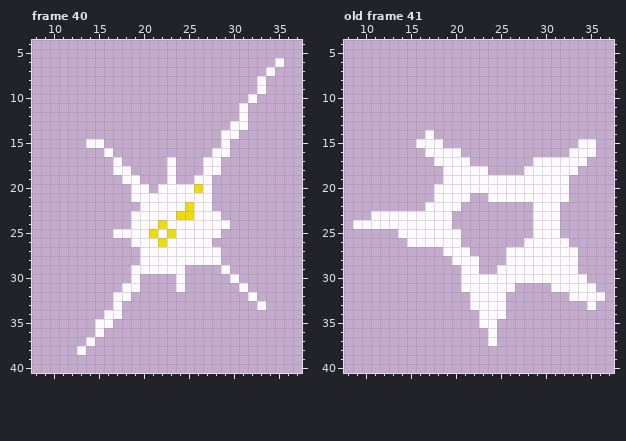
Pixel-art file, stored at bin/data/bitmaps/sprites_grid-x.ase. Above: the version before the commit.
48x48 pixels, 46 frames. Colours within 5 levels of each other are drawn and written as one. Shown: frame 40: x 8..37, y 4..40; old frame 41: x 8..37, y 4..40. The commit also changed other frames, which this record leaves out.
New version:
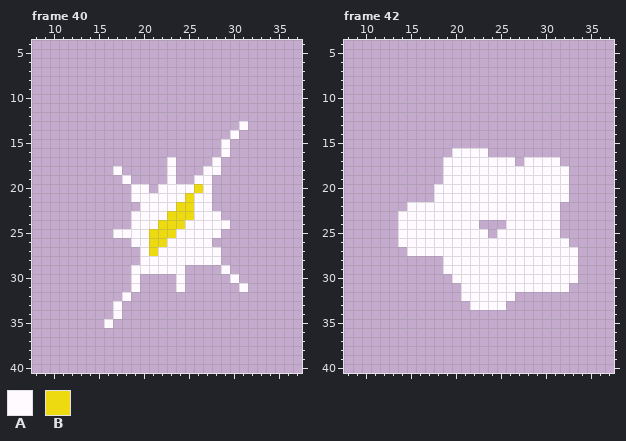
Palette (. is transparent): A #fffaff  B #eeda10
A new or re-ordered frame is compared with the old frame closest to it.
Difference:
frames re-ordered
Frame 40, layer "Flattened":
y 6: x 35 A -> .
y 7: x 34 A -> .
y 8..9: x 33 A -> .
y 10: x 32 A -> .
y 11..12: x 31 A -> .
y 13: x 30 A -> .
y 14: x 29 A -> .
y 15: x 14..15 AA -> ..
y 16: x 16 A -> .; x 28 A -> .
y 17: x 17 A -> .; x 27 A -> .
y 18: x 18 A -> .
y 19: x 19 A -> .
y 21: x 25 A -> B
y 22: x 24 A -> B
y 23: x 23 A -> B
y 24: x 23..24 AA -> BB
y 25: x 22 A -> B
y 26..27: x 21 A -> B
y 31: x 18 A -> .
y 32: x 17 A -> .; x 32 A -> .
y 33: x 33 A -> .
y 34: x 16 A -> .
y 35..36: x 15 A -> .
y 37: x 14 A -> .
y 38: x 13 A -> .
Frame 42 against old frame 41, layer "Flattened":
y 14: x 17 A -> .
y 15: x 16..18 AAA -> ...; x 34..35 AA -> ..
y 16: x 17..19 AAA -> ...; x 21..23 ... -> AAA; x 33..35 AAA -> ...
y 17: x 18 A -> .; x 22..26 ..... -> AAAAA; x 28 . -> A; x 32..34 AAA -> ...
y 18: x 24..27 .... -> AAAA; x 33 A -> .
y 21: x 22..23 .. -> AA
y 22: x 15..16 .. -> AA; x 21..28 ........ -> AAAAAAAA
y 23: x 11..13 AAA -> ...; x 20..28 ......... -> AAAAAAAAA
y 24: x 9..13 AAAAA -> .....; x 20..22 ... -> AAA; x 26..28 ... -> AAA
y 25: x 21..23 ... -> AAA; x 25..28 .... -> AAAA
y 26: x 14 . -> A; x 21..27 ....... -> AAAAAAA
y 27: x 15..18 .... -> AAAA; x 22..25 .... -> AAAA
y 28: x 19 . -> A; x 23..25 ... -> AAA
y 29: x 19..20 .. -> AA; x 23..24 .. -> AA
y 30: x 20 . -> A; x 34 A -> .
y 31: x 27..30 .... -> AAAA; x 33..35 AAA -> ...
y 32: x 21 . -> A; x 26 . -> A; x 33..36 AAAA -> ....
y 33: x 35 A -> .
y 34: x 23..25 AAA -> ...
y 35: x 23..24 AA -> ..
y 36..37: x 24 A -> .
Where, in picture pixels (left, top, right, bottom), the same in both pictures:
changed: (149, 58, 284, 256)
erased: (86, 139, 140, 184)
erased: (77, 283, 131, 355)
erased: (248, 292, 266, 310)
changed: (353, 130, 605, 346)
